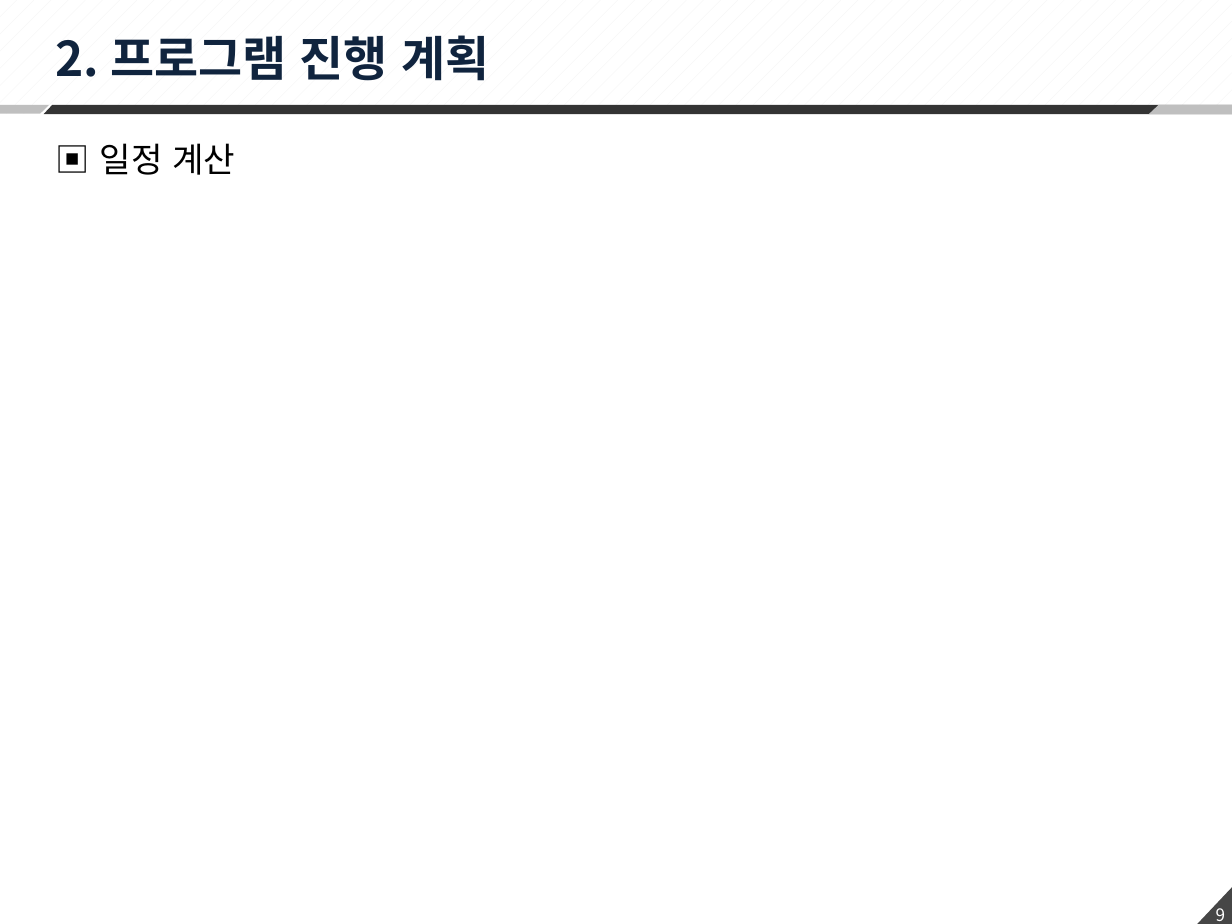
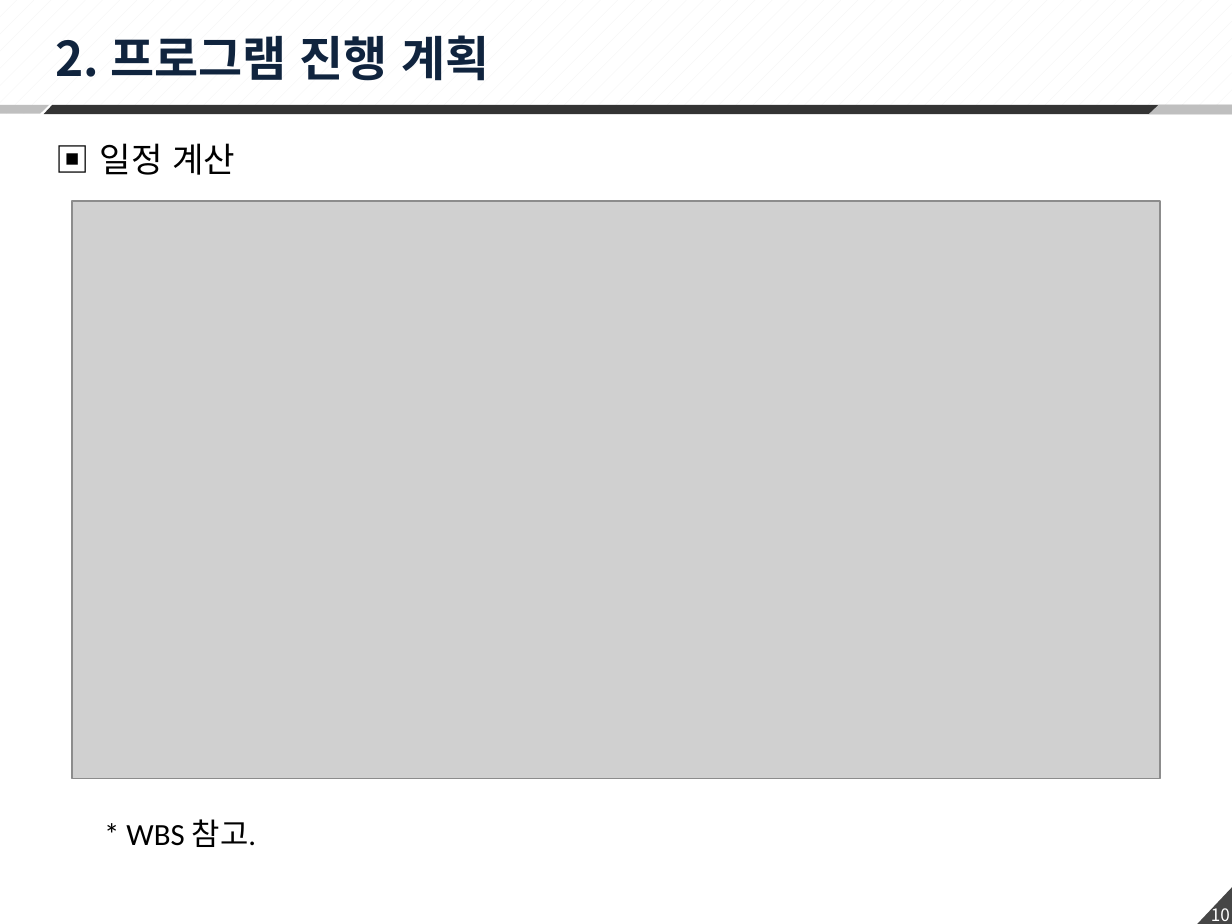
Before and after one commit to changhee-Jung/Hexapod, a slide deck: slide 10 of 02 Scheduler/200406_Hexapod 수식정리.pptx (slide 9 before the commit). Drawn at 1232x924 pixels with LibreOffice and Linux fonts; fonts in the diff are those of the drawing; grey boxes stand for pictures. Boxes give left, top, right and bottom in pixels: in the first picture for what was removed or moved away, otherwise in the second. Text is boxed around its words. In the diff, an @@ line names an element or a change of style, - is before the commit and + after.

```diff
--- a/02 Scheduler/200406_Hexapod 수식정리.pptx
+++ b/02 Scheduler/200406_Hexapod 수식정리.pptx
@@ picture added at (71, 201, 1159, 779) @@
@@ text added at (126, 819, 256, 847), 18 pt, text #000000 @@
+* WBS 참고.
@@ page number at (1211, 904, 1230, 921): text changed @@
-9
+10
```
Also in this commit, not shown: 2 other slides changed, 2 slides added, 1 other file.
